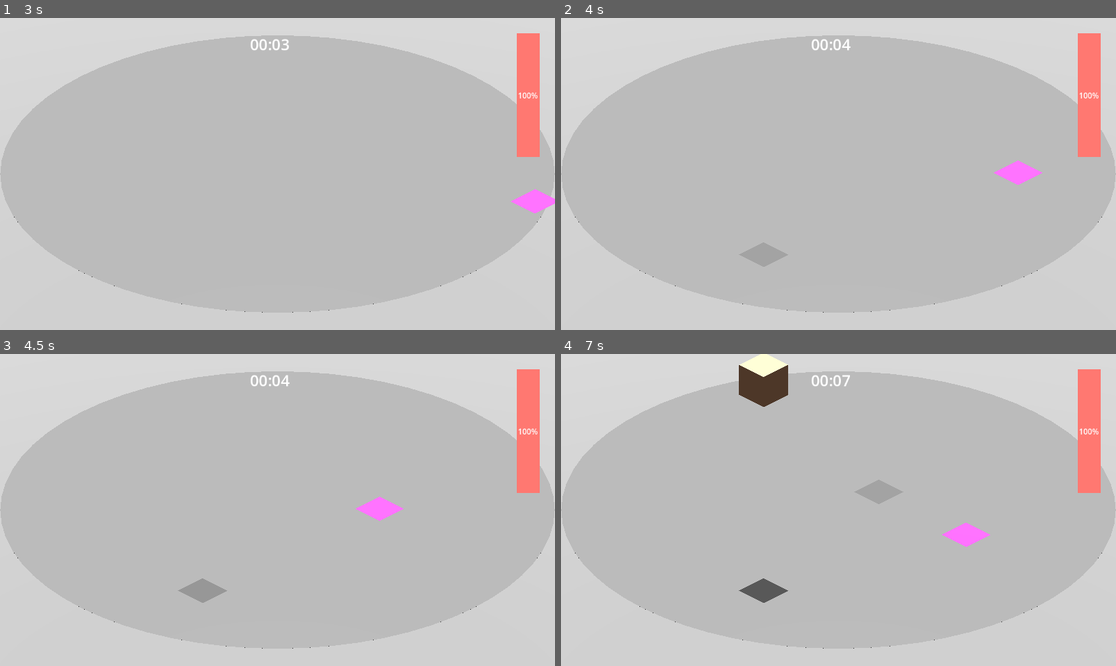
Above: before the commit, frames 1-4 (two rows, left to right).
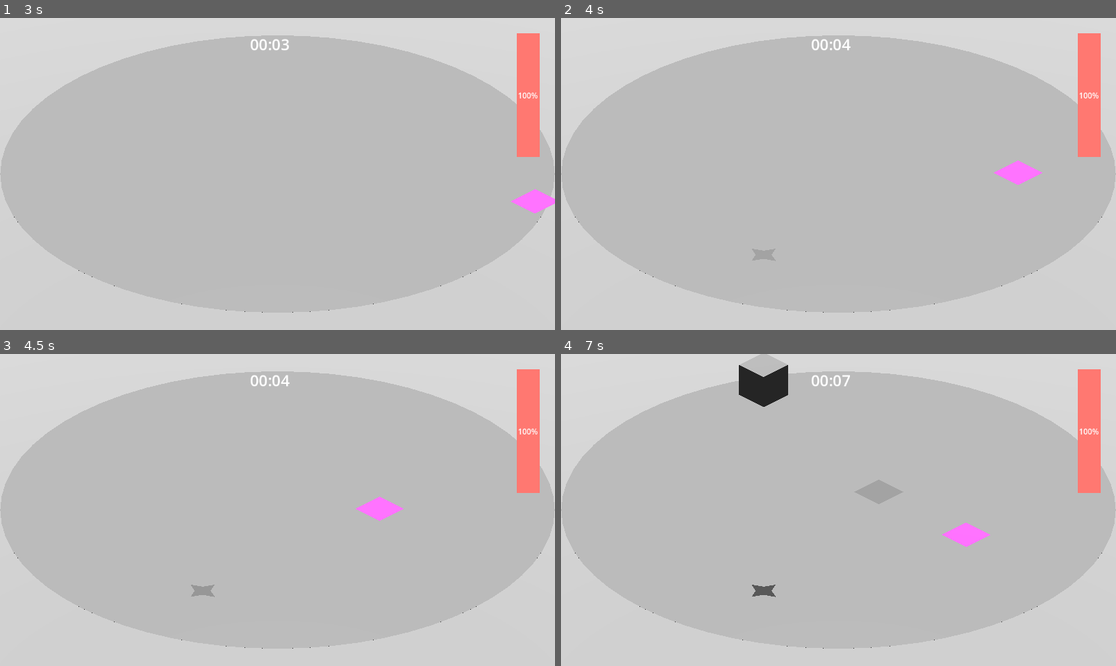
Above: after the commit, the same moments.

Repository: Kazuren/SquareHole
Game: Godot game, scene res://Main.tscn
Two runs of this game, one before a commit and one after it. Both use one fixed random seed, a clock stepped at 60 frames per second and the inputs below.
Inputs:
- Up to frame 1 (3 s): tap Enter at 0.5 s; hold D (move_right) 0.53-1.28 s; hold Shift (run) 0.53-1.28 s; hold S (move_down) 1.28-2.03 s; tap Shift (run) at 1.35, 2.85 s; hold D (move_right) 2.03-2.78 s; hold Shift (run) 2.03-2.78 s; hold W (move_up) from 2.78 s (still down)
- Up to frame 2 (4 s): release W (move_up) at 3.53 s; hold A (move_left) from 3.53 s (still down); hold Shift (run) from 3.53 s (still down)
- Up to frame 3 (4.5 s): keep holding A (move_left); release Shift (run) at 4.28 s; tap Shift (run) at 4.35 s
- Up to frame 4 (7 s): release A (move_left) at 5.03 s; hold S (move_down) 5.03-5.78 s; hold Shift (run) 5.03-5.78 s; hold D (move_right) 5.78-6.53 s; tap Shift (run) at 5.85 s; hold W (move_up) from 6.53 s (still down); hold Shift (run) from 6.53 s (still down)

Frame 1 is identical in both runs. In frame 3, 0.2% of the frame differs, in the area x 32-41%, y 71-80%; in frame 4, 1.4%, in the area x 32-41%, y 0-80%.

Commit message:
aaaaaaaaaaaaaaa

Diff:
--- a/Main.tscn
+++ b/Main.tscn
@@ -6,8 +6,8 @@
 [ext_resource type="Script" uid="uid://dvkje5eqk6kqh" path="res://PackedEnemy.gd" id="4_3dxm6"]
 [ext_resource type="Material" uid="uid://dgt6ps803lahi" path="res://ShapeMaterials/IntersectionShape.tres" id="4_cm0pq"]
 [ext_resource type="Material" uid="uid://ciwse55k7v1y3" path="res://ShapeMaterials/PreviewMaterial.tres" id="4_wkp8b"]
-[ext_resource type="Resource" uid="uid://b61anstxrel0n" path="res://Shapes/Square.tres" id="5_lgr22"]
 [ext_resource type="Resource" uid="uid://ddejnxm31n0fh" path="res://Shapes/Cube/Cube.tres" id="7_03owx"]
+[ext_resource type="Resource" uid="uid://l2rgga6pwi5k" path="res://Shapes/Star.tres" id="7_wkp8b"]
 [ext_resource type="PackedScene" uid="uid://cqqx5yicm0l24" path="res://hit_label.tscn" id="8_trn2v"]
 
 [sub_resource type="Curve" id="Curve_03owx"]
@@ -53,7 +53,7 @@
 xor_material = ExtResource("3_fos0i")
 preview_material = ExtResource("4_wkp8b")
 hit_label_scene = ExtResource("8_trn2v")
-enemy_scenes = Array[ExtResource("4_3dxm6")]([ExtResource("5_lgr22"), ExtResource("7_03owx")])
+enemy_scenes = Array[ExtResource("4_3dxm6")]([ExtResource("7_wkp8b"), ExtResource("7_03owx")])
 sanity_penalty_curve = SubResource("Curve_03owx")
 
 [node name="Pivot" type="Node3D" parent="." unique_id=556041694]
--- a/ShapeEntity.gd
+++ b/ShapeEntity.gd
@@ -29,6 +29,12 @@
 
 
 static func get_area_2d_of(mesh_vertices: PackedVector2Array) -> float:
+	return abs(get_signed_area_2d_of(mesh_vertices))
+
+
+static func get_signed_area_2d_of(mesh_vertices: PackedVector2Array) -> float:
+	# Signed shoelace: outer boundaries and holes have opposite sign,
+	# so summing multiple polygons from clip/exclude operations handles holes correctly.
 	var result := 0.0
 	var num_vertices := mesh_vertices.size()
 
@@ -36,7 +42,14 @@
 		var p = (q - 1 + num_vertices) % num_vertices
 		result += mesh_vertices[q].cross(mesh_vertices[p])
 
-	return abs(result) * 0.5
+	return result * 0.5
+
+
+static func get_area_2d_of_many(shapes: Array[PackedVector2Array]) -> float:
+	var total := 0.0
+	for shape in shapes:
+		total += get_signed_area_2d_of(shape)
+	return abs(total)
 
 
 func get_translated_vectorarray() -> PackedVector2Array:
@@ -60,11 +73,9 @@
 
 
 func get_intersection_area(other_entity: ShapeEntity) -> float:
-	var intersection_shape = get_intersection_shape(other_entity)
-	if intersection_shape == null:
-		return 0
-
-	return get_area_2d_of(intersection_shape)
+	var my_points = self.get_translated_vectorarray()
+	var other_points = other_entity.get_translated_vectorarray()
+	return get_area_2d_of_many(Geometry2D.intersect_polygons(my_points, other_points))
 
 
 func get_enemy_uncovered_shapes(other_entity: ShapeEntity) -> Array[PackedVector2Array]:
@@ -85,20 +96,19 @@
 
 
 func get_xor_area(other_entity: ShapeEntity) -> float:
-	# for scoring: still sums the full symmetric difference
-	# (enemy uncovered + player excess) regardless of overlap,
-	# so a total miss scores 0% via intersection/(intersection+xor)
-	var total: float = 0.0
-	for shape in Geometry2D.exclude_polygons(
+	# for scoring: full symmetric difference (enemy uncovered + player excess)
+	# signed sum correctly handles annular results (outer CCW + hole CW) that
+	# exclude_polygons returns when one shape fully contains the other
+	return get_area_2d_of_many(Geometry2D.exclude_polygons(
 		other_entity.get_translated_vectorarray(),
 		self.get_translated_vectorarray()
-	):
-		total += get_area_2d_of(shape)
-	return total
+	))
 
 
 enum ScoreFormula { LINEAR, CURVED }
 
+
+# CURVED seems to feel more fun
 func calculate_score_base(other_entity: ShapeEntity, formula: ScoreFormula = ScoreFormula.CURVED) -> float:
 	var i_area = self.get_intersection_area(other_entity)
 	var x_area = self.get_xor_area(other_entity)
--- /dev/null
+++ b/Shapes/Star.tres
@@ -0,0 +1,9 @@
+[gd_resource type="Resource" script_class="PackedEnemy" format=3 uid="uid://l2rgga6pwi5k"]
+
+[ext_resource type="Script" uid="uid://dvkje5eqk6kqh" path="res://PackedEnemy.gd" id="1_4lvdf"]
+[ext_resource type="PackedScene" uid="uid://dyh1tf6hqo3eh" path="res://Shapes/Star.tscn" id="1_m4571"]
+
+[resource]
+script = ExtResource("1_4lvdf")
+scene = ExtResource("1_m4571")
+metadata/_custom_type_script = "uid://dvkje5eqk6kqh"
--- a/Shapes/Star.tscn
+++ b/Shapes/Star.tscn
@@ -2,11 +2,11 @@
 
 [ext_resource type="PackedScene" uid="uid://c2fglmehf860l" path="res://Enemy.tscn" id="1_ayhff"]
 
-[sub_resource type="ConvexPolygonShape2D" id="ConvexPolygonShape2D_2pjt0"]
+[sub_resource type="ConvexPolygonShape2D" id="ConvexPolygonShape2D_ayhff"]
 resource_local_to_scene = true
-points = PackedVector2Array(0, -50, -50, 0, 0, 50, 50, 0, 16.2, -16.152)
+points = PackedVector2Array(-48, 0, -16, 16, 0, 48, 16, 16, 50, 0, 16, -16, 0, -48, -16, -16)
 
 [node name="Star" unique_id=56703870 instance=ExtResource("1_ayhff")]
 
 [node name="CollisionShape2D" parent="." index="0" unique_id=976849342]
-shape = SubResource("ConvexPolygonShape2D_2pjt0")
+shape = SubResource("ConvexPolygonShape2D_ayhff")
--- a/main.gd
+++ b/main.gd
@@ -18,11 +18,12 @@
 # main menu
 
 # player switching shape
-# rotate player, spawn rotated enemy shapes
-# make extra shape area also count towards sanity loss, only exact match is good
+# rotate player + spawn rotated enemy shapes
 
 # distortion as player loses sanity?
 # protagonist texture near sanity bar, change texture on sanity change
+
+# maybe switch from curved to linear score formula as game progresses to aid in difficulty scaling?
 
 @export var intersection_material: BaseMaterial3D
 @export var xor_material: BaseMaterial3D
--- a/project.godot
+++ b/project.godot
@@ -58,6 +58,16 @@
 "events": [Object(InputEventKey,"resource_local_to_scene":false,"resource_name":"","device":-1,"window_id":0,"alt_press …(195 unchanged characters)…
 ]
 }
+switch_left={
+"deadzone": 0.2,
+"events": [Object(InputEventKey,"resource_local_to_scene":false,"resource_name":"","device":-1,"window_id":0,"alt_pressed":false,"shift_pressed":false,"ctrl_pressed":false,"meta_pressed":false,"pressed":false,"keycode":0,"physical_keycode":81,"key_label":0,"unicode":113,"location":0,"echo":false,"script":null)
+]
+}
+switch_right={
+"deadzone": 0.2,
+"events": [Object(InputEventKey,"resource_local_to_scene":false,"resource_name":"","device":-1,"window_id":0,"alt_pressed":false,"shift_pressed":false,"ctrl_pressed":false,"meta_pressed":false,"pressed":false,"keycode":0,"physical_keycode":69,"key_label":0,"unicode":101,"location":0,"echo":false,"script":null)
+]
+}
 
 [physics]
 
